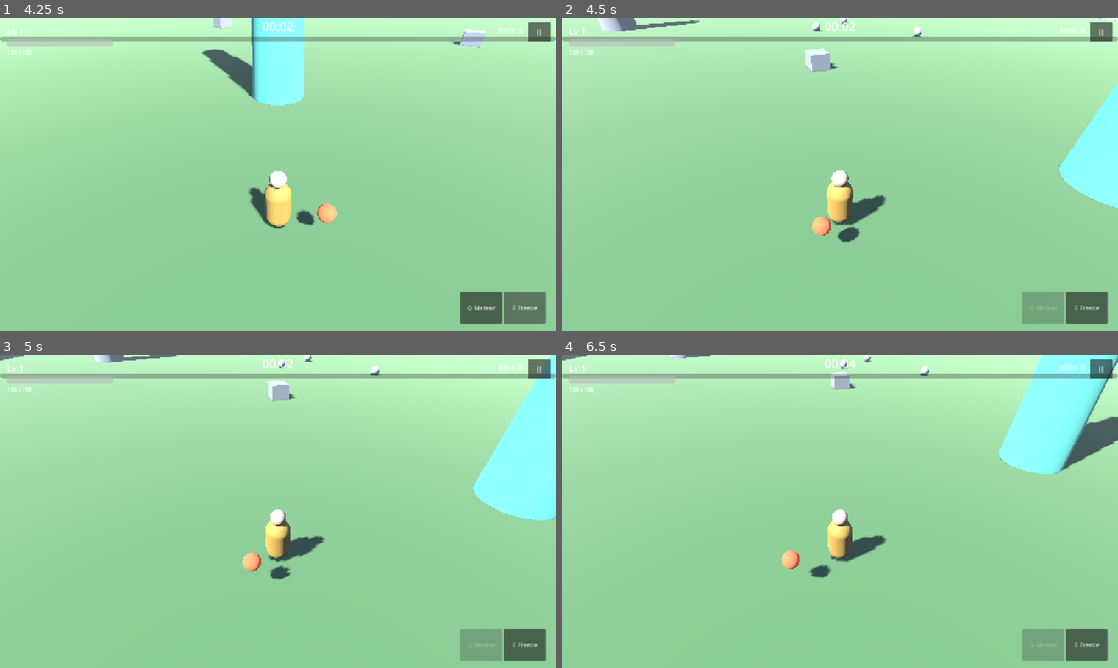
Above: before the commit, frames 1-4 (two rows, left to right).
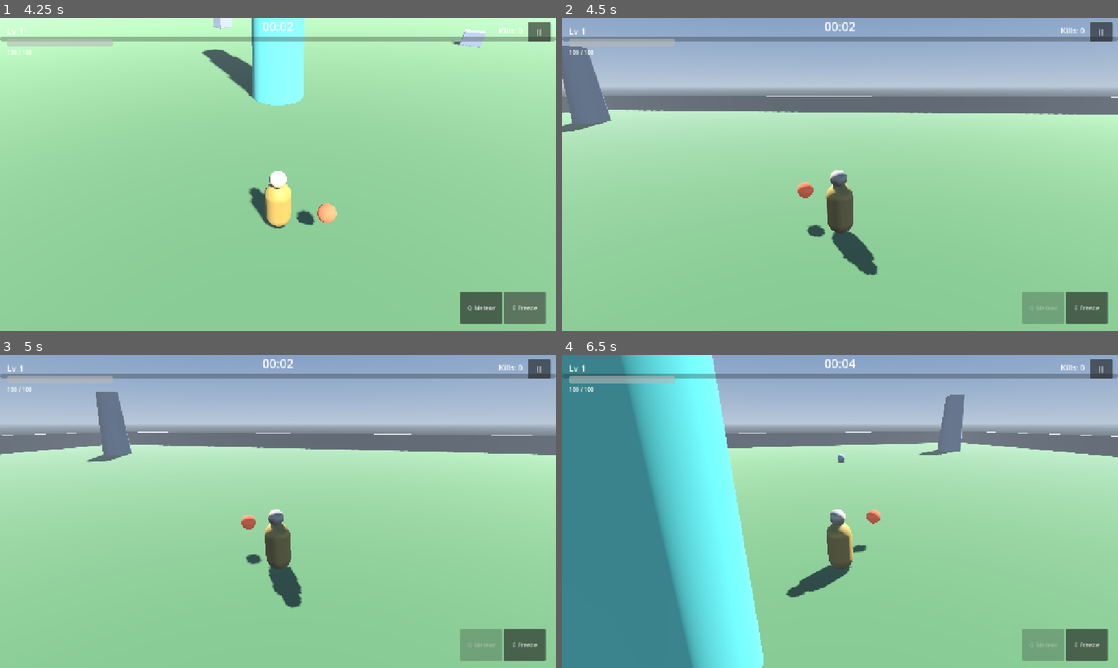
Above: after the commit, the same moments.

Repository: mohsen-niksirat/Horde_Survival_3D
Game: Godot game, scene res://scenes/bootstrap/Boot.tscn
The game is run twice, just before and just after one commit, with the same random seed, the same clock (stepped at 60 frames per second) and the same inputs.
Inputs (mouse positions are in pixels of both pictures, inside the frame that each line leads up to):
- Up to frame 1 (4.25 s): click "PLAY" at 0.5 s; click "II" at 1.25 s; click "RESTART" at 2 s; click "Q Meteor" at 2.75 s; click "E Freeze" at 3.5 s
- Up to frame 2 (4.5 s): tap Enter at 4.25 s; move the mouse to (962, 158) at 4.27 s; hold D (move_right) from 4.28 s (still down); tap Q (ability_1) at 4.35 s; click (962, 158) at 4.42 s
- Up to frame 3 (5 s): keep holding D (move_right)
- Up to frame 4 (6.5 s): release D (move_right) at 5 s; drag from (728, 527) to (812, 574) at 5.02 s; move the mouse to (895, 442) at 5.77 s; hold D (move_right) from 5.78 s (still down); tap Space (dash) at 5.85 s; click (895, 442) at 5.92 s

Frame 1 is identical in both runs. In frame 2, 38% of the frame differs, in the area x 0-100%, y 0-83%; in frame 3, 38%; in frame 4, 58%, in the area x 0-100%, y 0-100%.

Commit message:
feat: CoD-mobile-style control scheme
Desktop: plain mouse movement rotates the camera (no button held),
WASD moves — cursor stays visible so HUD buttons remain clickable.
Mobile: left half of the screen spawns the floating joystick wherever
touched; right half is dedicated camera look; two-finger pinch zoom
(still works over the look finger). Landscape orientation confirmed
(orientation=4). Removed accidentally committed .freebuff file.
A1-A5 re-validated after the changes (A5 3x consecutive PASS).

Diff:
--- a/scenes/ui/touch_controls.gd
+++ b/scenes/ui/touch_controls.gd
@@ -37,13 +37,16 @@
 
 func _handle_touch(event: InputEventScreenTouch) -> void:
 	if event.pressed:
-		if _joy_touch_index == -1 and event.position.x < get_viewport_rect().size.x * 0.45:
+		var half := get_viewport_rect().size.x * 0.5
+		if _joy_touch_index == -1 and event.position.x < half:
+			# CoD-style: joystick spawns wherever the left half is touched
 			_joy_touch_index = event.index
 			_joy_center = event.position
 			_joy_current = event.position
 			joystick_base.position = _joy_center - joystick_base.size * 0.5
 			joystick_base.modulate.a = 0.7
-		elif _look_touch_index == -1:
+		elif _look_touch_index == -1 and event.position.x >= half:
+			# Right half = camera look only
 			_look_touch_index = event.index
 			_look_last = event.position
 			_look_current = event.position
--- a/scripts/player/camera_rig.gd
+++ b/scripts/player/camera_rig.gd
@@ -46,11 +46,10 @@
 		global_position = _target.global_position + Vector3(0, height, 0)
 
 func _unhandled_input(event: InputEvent) -> void:
-	# Desktop look: move mouse while holding RIGHT button (drag-look), or
-	# captured mode if a future mode needs it. Keeping the cursor visible
-	# keeps HUD buttons (pause) always clickable.
-	var dragging := Input.is_mouse_button_pressed(MOUSE_BUTTON_RIGHT)
-	if event is InputEventMouseMotion and (dragging or Input.mouse_mode == Input.MOUSE_MODE_CAPTURED):
+	# Desktop look: plain mouse movement rotates the camera (CoD-style,
+	# no aiming in this game so no pointer lock). Touch look arrives via
+	# InputManager; wheel zoom handled here.
+	if event is InputEventMouseMotion:
 		_yaw -= event.relative.x * yaw_sensitivity
 		_pitch -= event.relative.y * pitch_sensitivity
 		_pitch = clampf(_pitch, deg_to_rad(pitch_min_deg), deg_to_rad(pitch_max_deg))
--- a/tests/test_task_a5.gd
+++ b/tests/test_task_a5.gd
@@ -48,20 +48,21 @@
 	_check(d1 > d0 and d2 > d1 and d2 - d1 < d1 - d0 + 0.5, "zoom eases smoothly (%.2f -> %.2f -> %.2f)" % [d0, d1, d2])
 
 	# --- Mouse wheel event routes through _unhandled_input ---
-	for i in range(120):
+	for i in range(150):
 		await process_frame
 		await physics_frame
 	var len_before: float = arm.spring_length
-	var ev := InputEventMouseButton.new()
-	ev.button_index = MOUSE_BUTTON_WHEEL_UP
-	ev.pressed = true
-	Input.parse_input_event(ev)
-	await process_frame
-	await physics_frame
+	for w in range(3):
+		var ev := InputEventMouseButton.new()
+		ev.button_index = MOUSE_BUTTON_WHEEL_UP
+		ev.pressed = true
+		Input.parse_input_event(ev)
+		await process_frame
+		await physics_frame
 	var len_wheel: float = arm.spring_length
 	# Wheel-up decreases zoom target: distance must shrink relative to
-	# where it had settled.
-	_check(len_wheel < len_before, "mouse wheel zooms in (%.2f < %.2f)" % [len_wheel, len_before])
+	# where it had settled (allow easing noise).
+	_check(len_wheel < len_before - 0.05, "mouse wheel zooms in (%.2f < %.2f)" % [len_wheel, len_before])
 
 	# --- Camera collision arm intact (margin set) ---
 	_check(arm.margin > 0.0, "spring arm collision margin set (%.2f)" % arm.margin)
Not shown, removed: .freebuff/project-id
Not shown, changed: .gitignore
